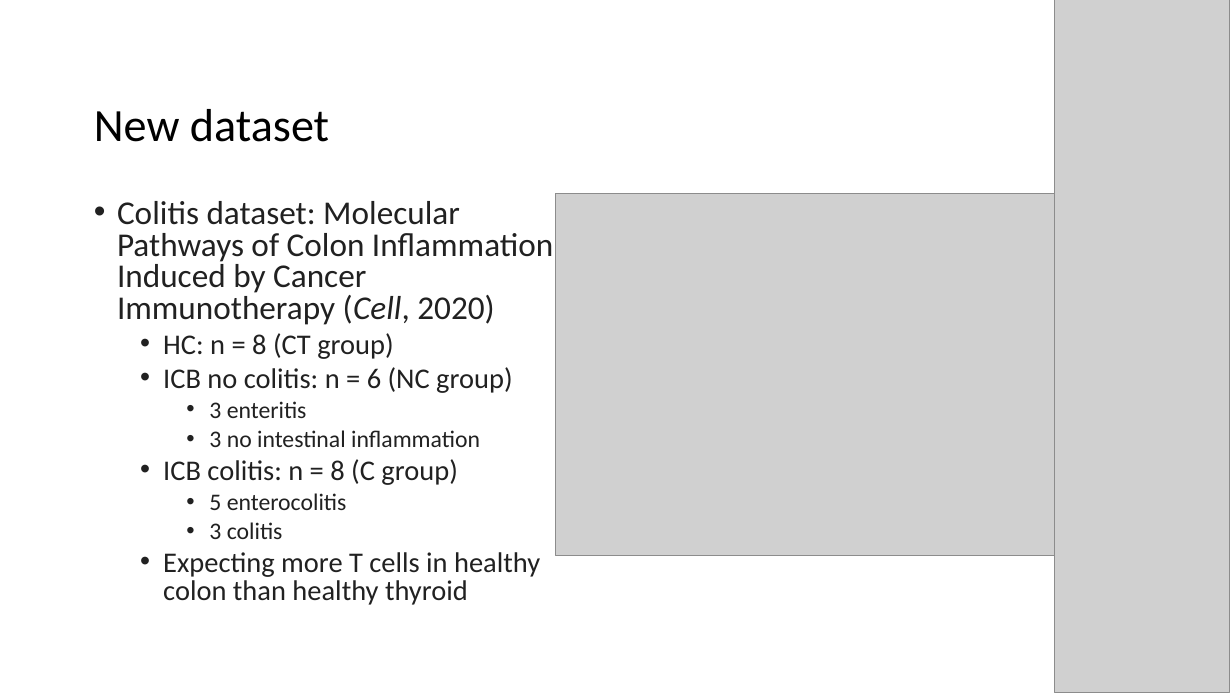
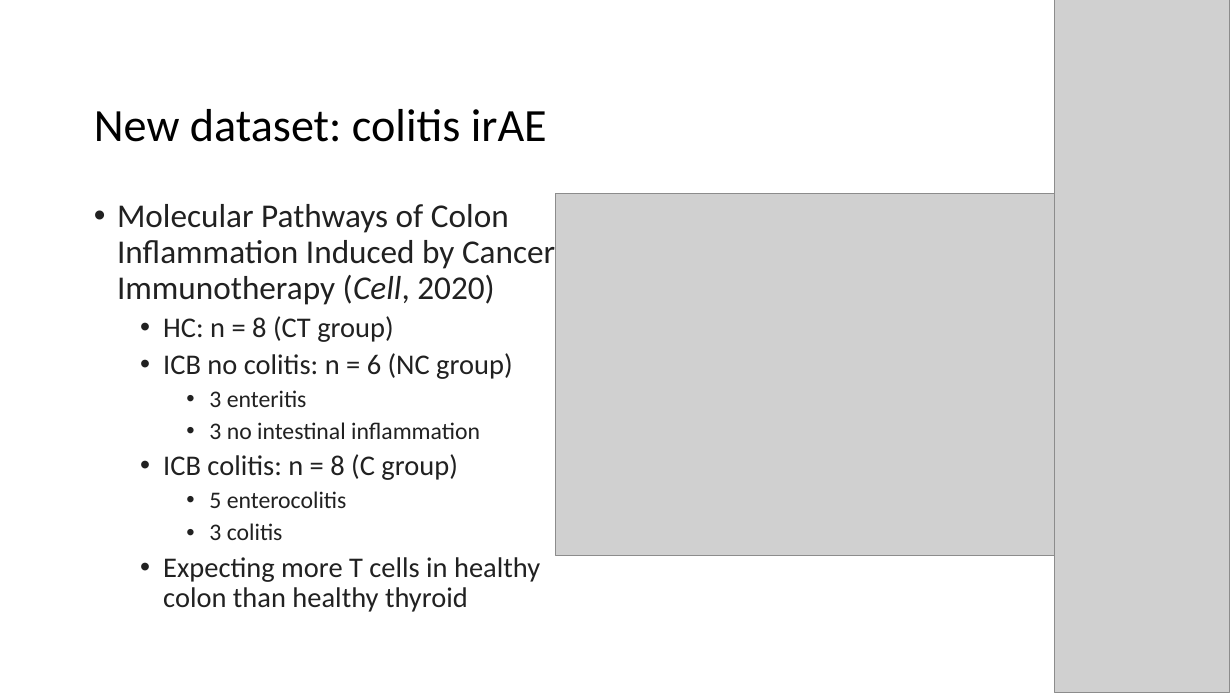
Before and after one commit to tybottorff/bottorffdocs, a slide deck: slide 11 of linsley_postdoc/presentations/weekly_meetings/12_14_23.pptx (slide 10 before the commit). Drawn at 1232x693 pixels with LibreOffice and Linux fonts; fonts in the diff are those of the drawing; grey boxes stand for pictures. Boxes give left, top, right and bottom in pixels: in the first picture for what was removed or moved away, otherwise in the second. Text is boxed around its words. In the diff, an @@ line names an element or a change of style, - is before the commit and + after.

```diff
--- a/linsley_postdoc/presentations/weekly_meetings/12_14_23.pptx
+++ b/linsley_postdoc/presentations/weekly_meetings/12_14_23.pptx
@@ title at [94,109,547,142]: text changed @@
-New dataset
+New dataset: colitis irAE
@@ text at [117,204,555,305]: text changed @@
-• Colitis dataset: Molecular Pathways of Colon Inflammation Induced by Cancer Immunotherapy (Cell, 2020)
+• Molecular Pathways of Colon Inflammation Induced by Cancer Immunotherapy (Cell, 2020)
@@ text at [163,316,540,612]: line spacing 0.8 to 0.9 @@
```
Also in this commit, not shown: 3 other slides changed, 1 slide added, 1 other file.
